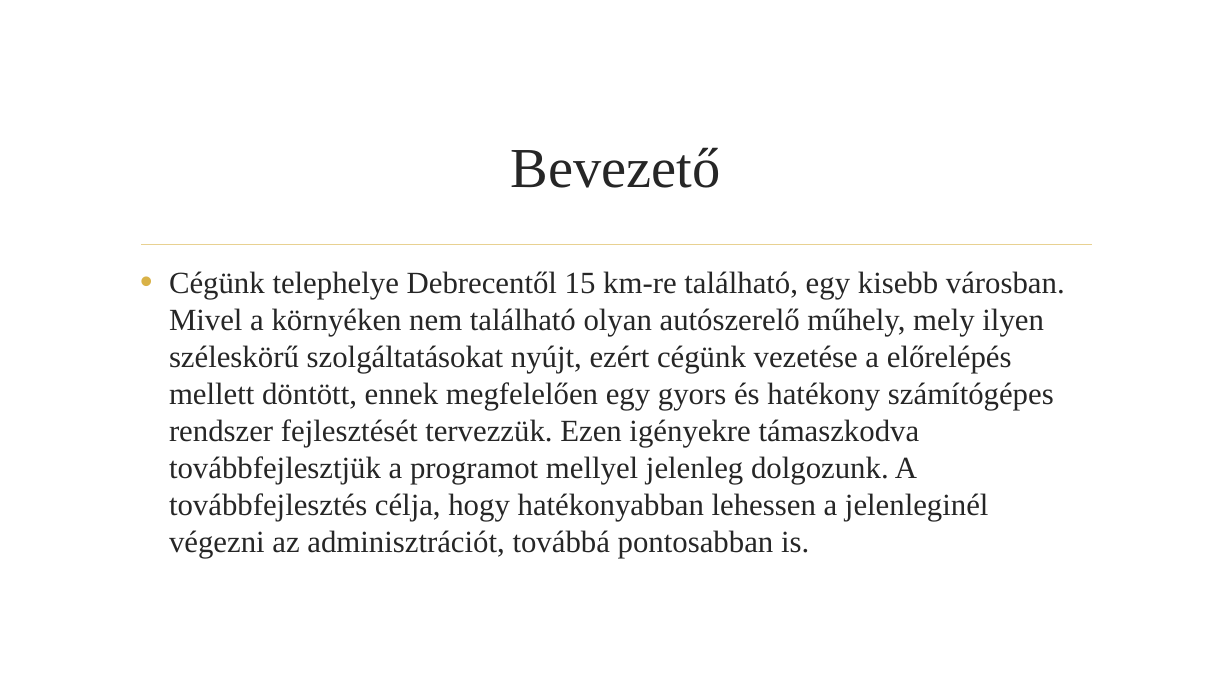
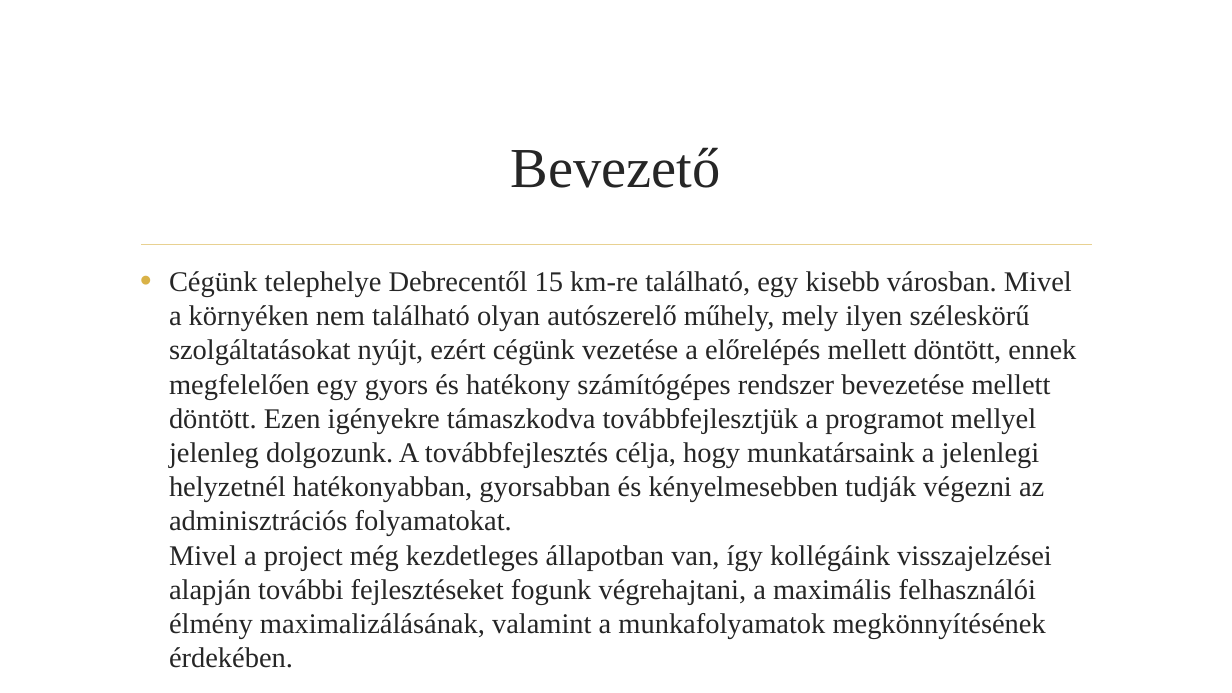
Before and after one commit to BenyBalazs/NagyProjekt, a slide deck: slide 2 of docs/Autószerelő alkalmazás.pptx. Drawn at 1232x693 pixels with LibreOffice and Linux fonts; fonts in the diff are those of the drawing; background and template pictures are left out. Boxes give left, top, right and bottom in pixels: in the first picture for what was removed or moved away, otherwise in the second. Text is boxed around its words. In the diff, an @@ line names an element or a change of style, - is before the commit and + after.

```diff
--- a/docs/Autószerelő alkalmazás.pptx
+++ b/docs/Autószerelő alkalmazás.pptx
@@ text at bbox=[169, 271, 1076, 605]: text changed; size 24 to 22.2 pt @@
-• Cégünk telephelye Debrecentől 15 km-re található, egy kisebb városban. Mivel a környéken nem található olyan autószerelő műhely, mely ilyen széleskörű szolgáltatásokat nyújt, ezért cégünk vezetése a előrelépés mellett döntött, ennek megfelelően egy gyors és hatékony számítógépes rendszer fejlesztését tervezzük. Ezen igényekre támaszkodva továbbfejlesztjük a programot mellyel jelenleg dolgozunk. A továbbfejlesztés célja, hogy hatékonyabban lehessen a jelenleginél végezni az adminisztrációt, továbbá pontosabban is.
+• Cégünk telephelye Debrecentől 15 km-re található, egy kisebb városban. Mivel a környéken nem található olyan autószerelő műhely, mely ilyen széleskörű szolgáltatásokat nyújt, ezért cégünk vezetése a előrelépés mellett döntött, ennek megfelelően egy gyors és hatékony számítógépes rendszer bevezetése mellett döntött. Ezen igényekre támaszkodva továbbfejlesztjük a programot mellyel jelenleg dolgozunk. A továbbfejlesztés célja, hogy munkatársaink a jelenlegi helyzetnél hatékonyabban, gyorsabban és kényelmesebben tudják végezni az adminisztrációs folyamatokat.
+  Mivel a project még kezdetleges állapotban van, így kollégáink visszajelzései alapján további fejlesztéseket fogunk végrehajtani, a maximális felhasználói élmény maximalizálásának, valamint a munkafolyamatok megkönnyítésének érdekében.
```
Also in this commit, not shown: 1 slide added.
